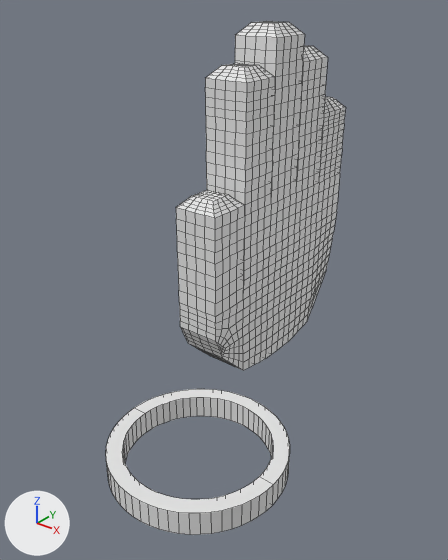
Before and after pictures for a commit that changed the FBX model Assets/Models/ring+hands.fbx.
One viewpoint serves both versions: a 50 mm lens placed at (1.595, -1.357, 0.802), pointed at (0.463, 0.057, -0.075). Every picture has the same lights, and +X, +Y and +Z are marked at lower left. Mesh edges are drawn as thin lines. Where no turn or scale is listed for an object, it has been applied to the vertices.

The first picture shows 'Cylinder.001', 'handsmodel'.
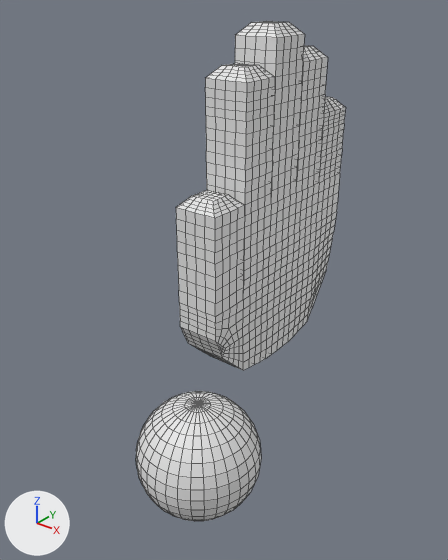
Where the newer file only moved an object's origin or applied its transform, the numbers keep the older frame.

Where the change shows, as pixel boxes (x1, y1, x2, y2) in the pictures (448 x 560 px):
'Sphere.001', added
    after: (136, 391, 261, 521)
'Cylinder.001', deleted
    before: (106, 389, 290, 535)

What changed in the scene script:
```text
Add me_sphere_001:
    me_sphere_001.from_pydata(...)  # a UV sphere (32 segments, 16 rings, poles along z) spanning x -1.339..-0.871, y -3.009..-2.541, z 2.661..3.128
Remove ob_cylinder_001:
    ob_cylinder_001 = bpy.data.objects.new('Cylinder.001', me_cylinder_002)
    ob_cylinder_001.location = (0.387, 0.0, 0.0)
Add ob_sphere_001:
    ob_sphere_001 = bpy.data.objects.new('Sphere.001', me_sphere_001)
    ob_sphere_001.location = (1.494, 2.775, -3.696)
```
